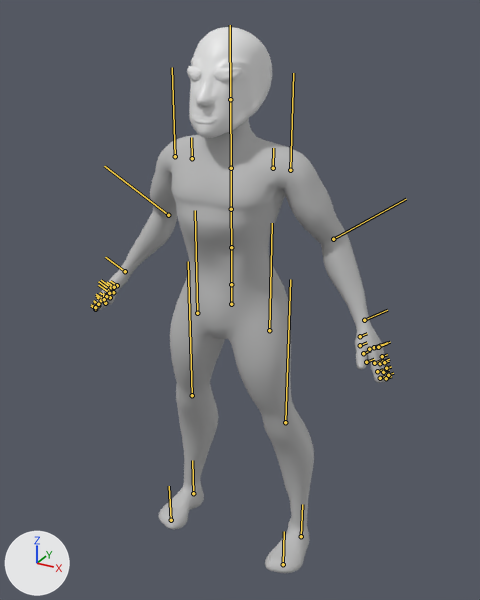
Renders of the FBX model Assets/Animations/PlayerRun.fbx from each side of a commit.
Rendered twice from a 50 mm lens placed at (0.99, -1.744, 1.894), pointed at (-0.016, 0.085, 0.98). Lighting does not change. The marker at lower left points along +X, +Y and +Z. The bones that bend it are drawn over the model as lines.

Names of what the first picture shows: 'body'.
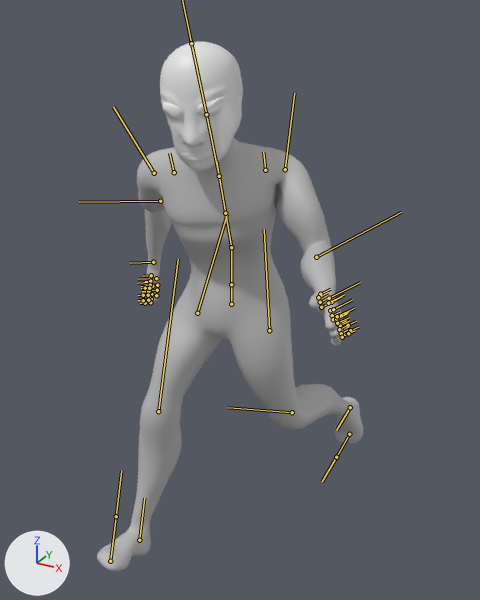
The newer file adds an action. The first version stands in its rest pose; the second is drawn at frame 150 of the action 'Character1_Reference|Character1_Reference|run|BaseLayer'.

Where the change shows, as pixel boxes (x1, y1, x2, y2) in the pictures (480 x 600 px):
'body', posed (9% narrower)
    before: (94, 27, 387, 573)
    after: (97, 42, 363, 571)
bone 'Character1_LeftUpLeg', root to tip
    before: (269, 330) to (272, 223)
    after: (269, 330) to (264, 229)
bone 'Character1_LeftLeg', root to tip
    before: (285, 422) to (290, 279)
    after: (292, 412) to (227, 407)
bone 'Character1_LeftFoot', root to tip
    before: (301, 536) to (302, 504)
    after: (350, 407) to (336, 430)
bone 'Character1_RightUpLeg', root to tip
    before: (197, 313) to (195, 210)
    after: (197, 313) to (227, 214)
bone 'Character1_RightLeg', root to tip
    before: (192, 395) to (188, 261)
    after: (158, 411) to (178, 259)
bone 'Character1_Spine1', root to tip
    before: (231, 247) to (231, 209)
    after: (231, 247) to (225, 213)
bone 'Character1_LeftArm', root to tip
    before: (290, 170) to (293, 73)
    after: (285, 169) to (294, 93)
bone 'Character1_LeftForeArm', root to tip
    before: (333, 239) to (406, 199)
    after: (316, 257) to (401, 212)
bone 'Character1_RightArm', root to tip
    before: (175, 156) to (172, 67)
    after: (154, 173) to (113, 107)
bone 'Character1_RightForeArm', root to tip
    before: (168, 215) to (104, 166)
    after: (160, 201) to (79, 202)
bone 'Character1_Neck', root to tip
    before: (231, 168) to (230, 99)
    after: (219, 176) to (206, 114)

The change in detail:
Bone 'Character1_LeftUpLeg' (bone_character1_leftupleg) turns from (0, 0, 0) to (9, 0, 0) degrees about its own x, y and z.
Bone 'Character1_LeftLeg' (bone_character1_leftleg) turns from (0, 0, 0) to (50, 0, 0) degrees about its own x, y and z.
Bone 'Character1_LeftFoot' (bone_character1_leftfoot) turns from (0, 0, 0) to (39, 0, 0) degrees about its own x, y and z.
Bone 'Character1_RightUpLeg' (bone_character1_rightupleg) turns from (0, 0, 0) to (-35, 0, 0) degrees about its own x, y and z.
Bone 'Character1_RightLeg' (bone_character1_rightleg) turns from (0, 0, 0) to (18, 0, 0) degrees about its own x, y and z.
Bone 'Character1_Spine1' (bone_character1_spine1) turns from (0, 0, 0) to (17, 15, 5) degrees about its own x, y and z.
Bone 'Character1_LeftArm' (bone_character1_leftarm) turns from (0, 0, 0) to (-60, 1, -4) degrees about its own x, y and z.
Bone 'Character1_LeftForeArm' (bone_character1_leftforearm) turns from (0, 0, 0) to (7, -25, -13) degrees about its own x, y and z.
Bone 'Character1_RightArm' (bone_character1_rightarm) turns from (0, 0, 0) to (20, -2, 6) degrees about its own x, y and z.
Bone 'Character1_RightForeArm' (bone_character1_rightforearm) turns from (0, 0, 0) to (0, 6, 8) degrees about its own x, y and z.
Bone 'Character1_Neck' (bone_character1_neck) turns from (0, 0, 0) to (6, 0, 0) degrees about its own x, y and z.
